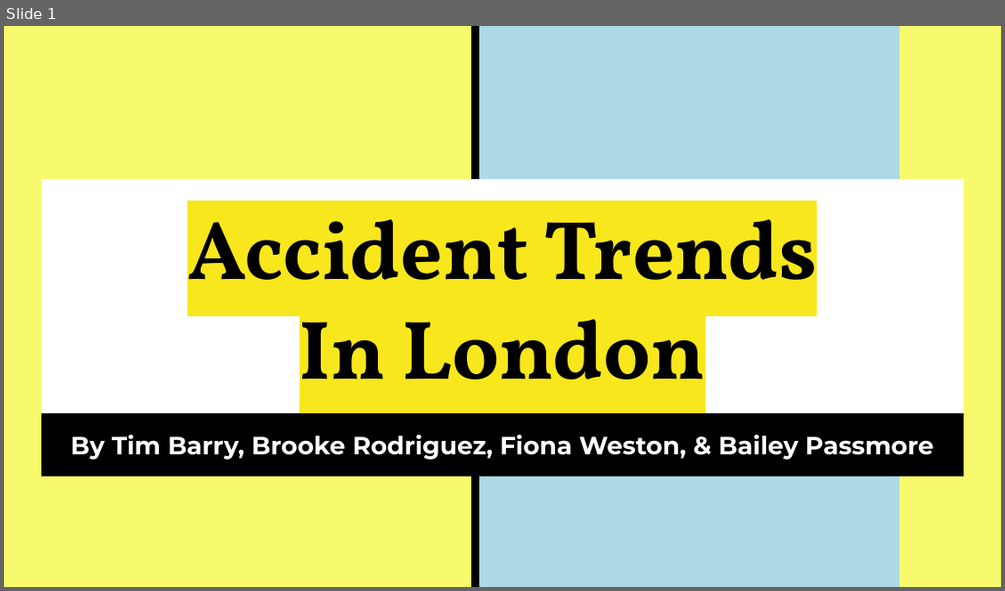
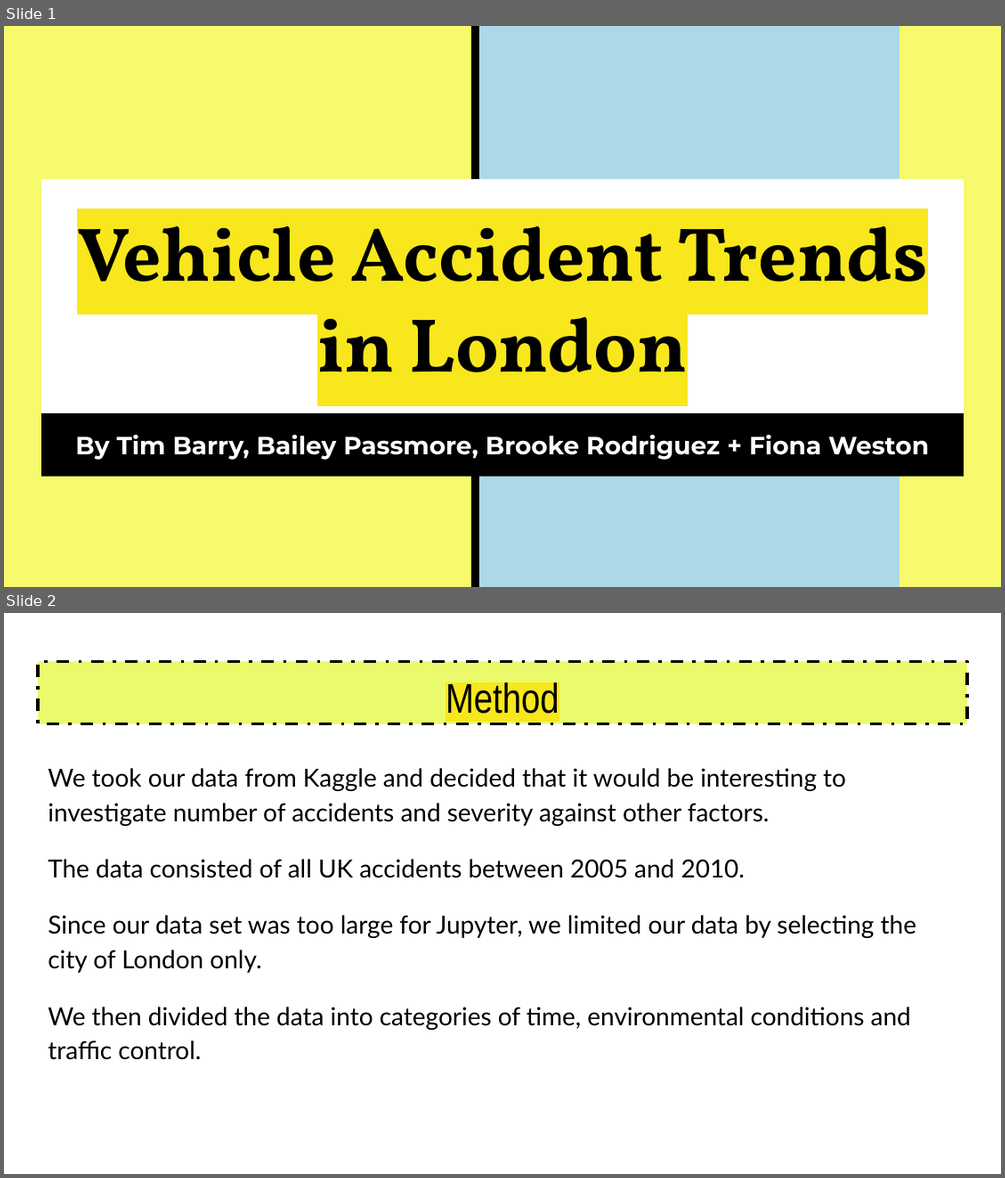
Before and after one commit to bailatrix/London-Traffic-Trends, a slide deck: Accident Trends in London.pptx. Shown one above the other, each under a label of ours: slide 1 before the commit, slides 1 and 2 after it. The pictures are 1005x591 and 1005x1178 pixels, drawn with LibreOffice and Linux fonts; fonts in the diff are those of the drawing. Boxes give left, top, right and bottom in pixels: in the first picture for what was removed or moved away, otherwise in the second. Text is boxed around its words. In the diff, an @@ line names an element or a change of style, - is before the commit and + after.

```diff
--- a/Accident Trends in London.pptx
+++ b/Accident Trends in London.pptx
@@ slide 2 added at <box>4,613,1001,1174</box>, background #FFFFFF @@
@@ title added at <box>38,662,967,724</box>, fill #DFF816 at 64% opacity, outline #000000 2.25 pt dashed, 30 pt, text #000000 @@
+Method
@@ text added at <box>48,768,916,1060</box>, 18 pt, text #000000 @@
+We took our data from Kaggle and decided that it would be interesting to investigate number of accidents and severity against other factors.
+The data consisted of all UK accidents between 2005 and 2010.
+Since our data set was too large for Jupyter, we limited our data by selecting the city of London only.
+We then divided the data into categories of time, environmental conditions and traffic control.
@@ slide 1 changed as well @@
@@ title at <box>77,208,928,372</box>: text changed; size 60 to 55 pt @@
-Accident Trends
-In London
+Vehicle Accident Trends
+in London
@@ subtitle at <box>75,435,929,459</box>: text changed @@
-By Tim Barry, Brooke Rodriguez, Fiona Weston, & Bailey Passmore
+By Tim Barry, Bailey Passmore, Brooke Rodriguez + Fiona Weston
```
Also in this commit, not shown: 8 other slides changed, 7 other slides added, 10 slides removed.
